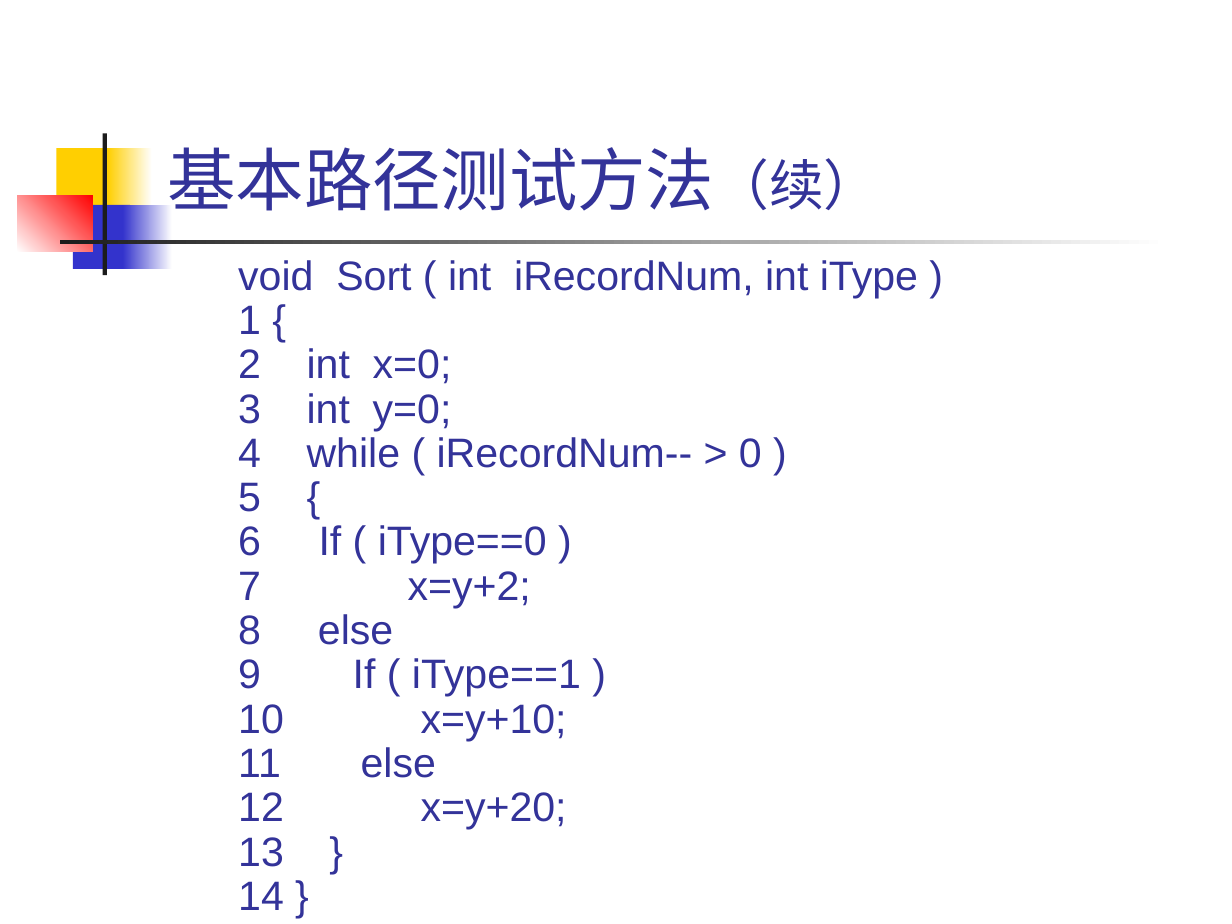
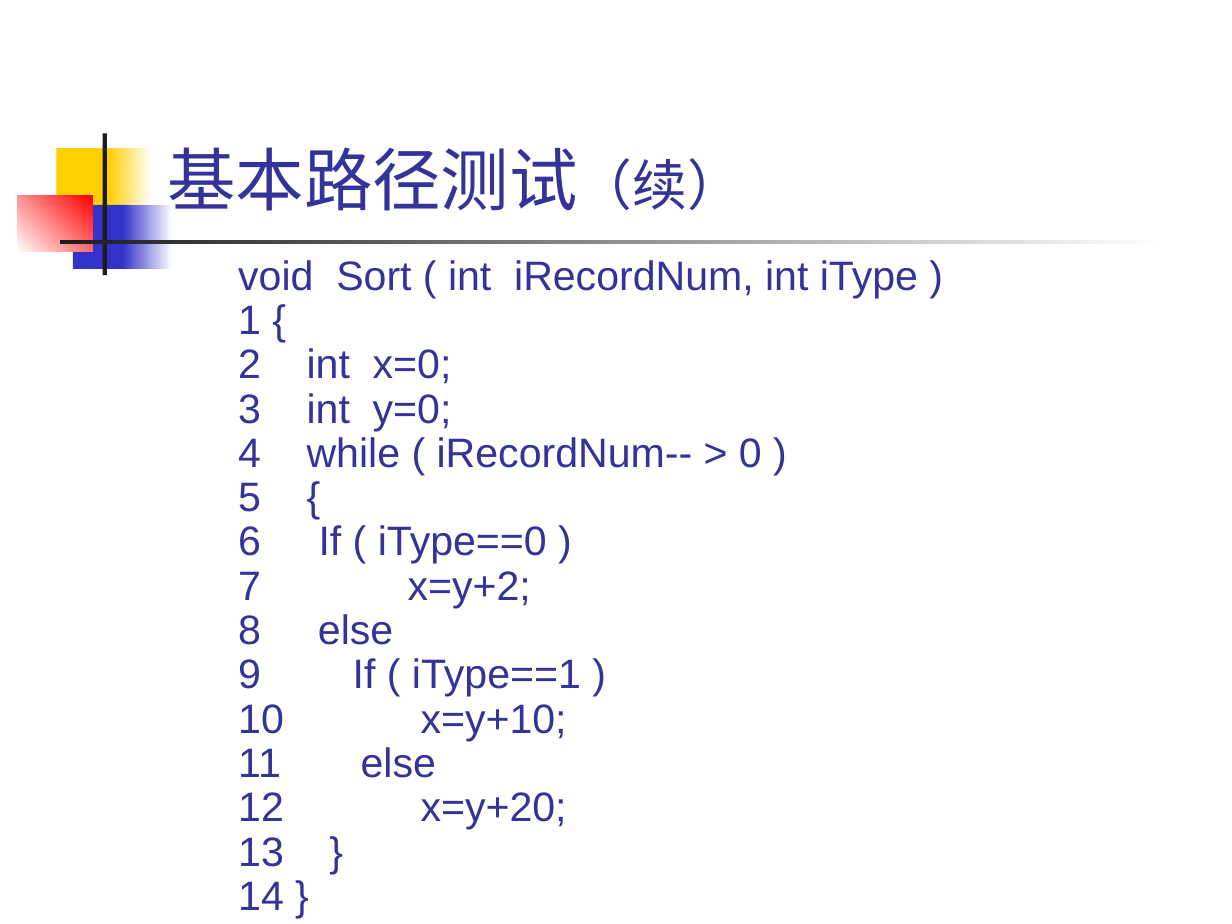
Before and after one commit to 1-518/Three-Kindoms, a slide deck: slide 33 of 白盒黑盒/白盒测试技术/白盒测试技术.pptx. Drawn at 1232x924 pixels with LibreOffice and Linux fonts; fonts in the diff are those of the drawing. Boxes give left, top, right and bottom in pixels: in the first picture for what was removed or moved away, otherwise in the second. Text is boxed around its words. In the diff, an @@ line names an element or a change of style, - is before the commit and + after.

```diff
--- a/白盒黑盒/白盒测试技术/白盒测试技术.pptx
+++ b/白盒黑盒/白盒测试技术/白盒测试技术.pptx
@@ title at bbox=[167, 147, 742, 211]: text changed @@
-基本路径测试方法（续）
+基本路径测试（续）
```
Also in this commit, not shown: 8 other slides changed, 2 slides added, 1 slide removed.
